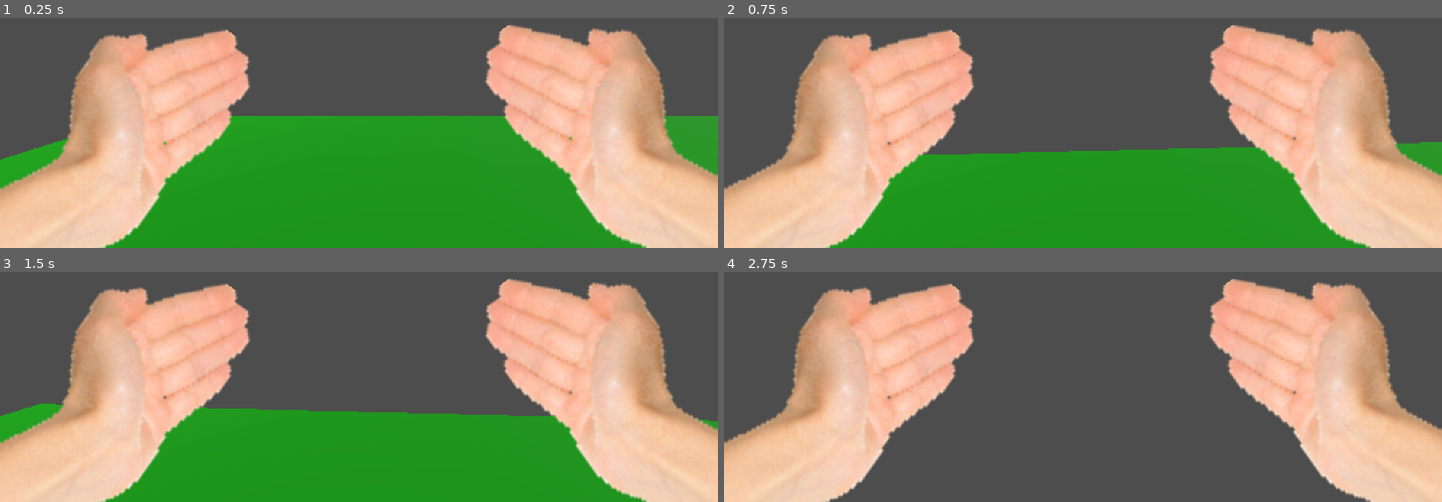
Above: before the commit, frames 1-4 (two rows, left to right).
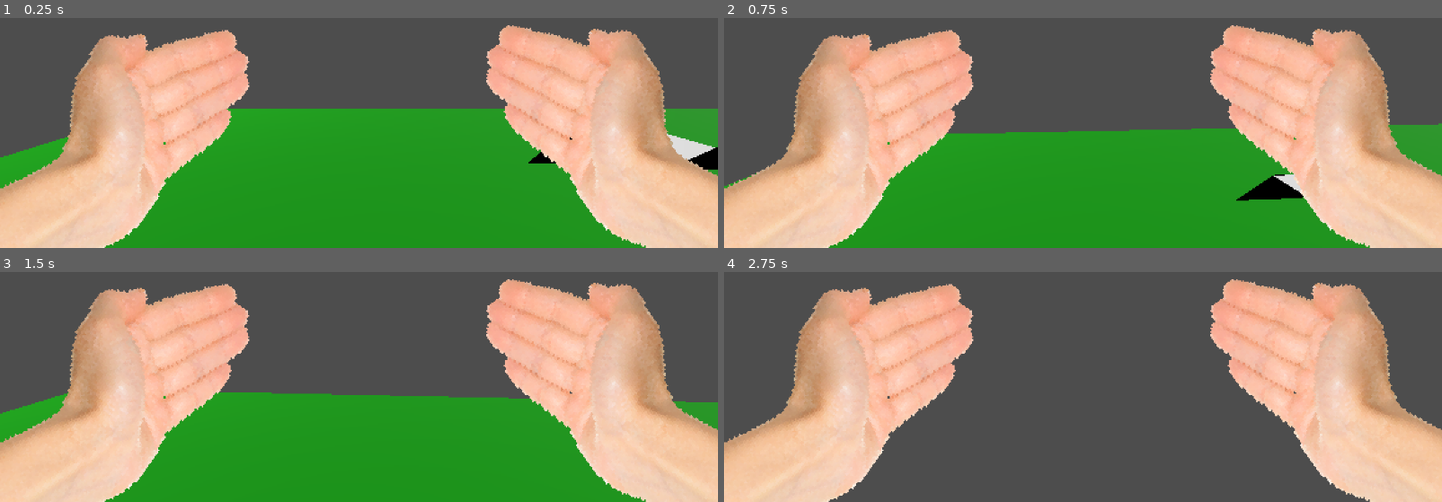
Above: after the commit, the same moments.

Repository: ImFULLof/glass-of-god
Game: Godot game, scene res://world.tscn
Same seed, same stepped clock (60 frames per second), same inputs: the game is played once before the commit and once after it.
Inputs (mouse positions are in pixels of both pictures, inside the frame that each line leads up to):
- Up to frame 1 (0.25 s): no input
- Up to frame 2 (0.75 s): tap Enter (ui_accept) at 0.5 s; move the mouse to (1118, 45) at 0.52 s; hold Up (ui_up) from 0.53 s (still down)
- Up to frame 3 (1.5 s): keep holding Up (ui_up); tap Enter (ui_accept) at 0.77 s; move the mouse to (323, 301) at 1.27 s
- Up to frame 4 (2.75 s): keep holding Up (ui_up); tap Enter (ui_accept) at 1.52 s; move the mouse to (1097, 292) at 2.02 s

The runs differ from the first frame. In frame 1, 3.4% of the frame differs, in the area x 0-100%, y 3-100%; in frame 2, 6.2%; in frame 3, 5.2%; in frame 4, 1.1%.

Commit message:
Updated Movement, and positioning of player elements

Diff:
--- a/player.gd
+++ b/player.gd
@@ -1,10 +1,10 @@
 extends CharacterBody3D
 
 @export var mouse_sensitivity: float = 0.002
-@export var ACCELERATION: float = 0.125
-@export var DECELEATION: float = 0.35
+@export var ACCELERATION: float = 0.1
+@export var DECELEATION: float = 0.4
 @export var AIR_ACCELERATION: float = 0.05
-@export var AIR_CONTROL_MULTIPLIER: float = 0.6
+@export var AIR_CONTROL_MULTIPLIER: float = 0.5
 @export var gravity: float = 9.8
 @export var fall_multiplier: float = 2.0
 
@@ -12,7 +12,7 @@
 @onready var eye_camera: Camera3D = $Head/EyeCamera
 
 const SPEED = 5.0
-const BASE_JUMP_VELOCITY = 4.5
+const BASE_JUMP_VELOCITY = 3.5
 
 var fall_time: float = 0.0
 
--- a/world.tscn
+++ b/world.tscn
@@ -8,10 +8,11 @@
 [ext_resource type="Texture2D" uid="uid://d2ifqwilccffx" path="res://righthand.png" id="5_gbfbk"]
 [ext_resource type="PackedScene" uid="uid://xyqldmou434d" path="res://im-the-same-height.gltf" id="6_dwbse"]
 [ext_resource type="PackedScene" uid="uid://dwa7u4bejflmh" path="res://playersteve.gltf" id="8_gbfbk"]
+[ext_resource type="PackedScene" uid="uid://c7uej3kiljxwf" path="res://full-cube.gltf" id="8_wse8f"]
+[ext_resource type="PackedScene" uid="uid://bfftwxu01sbb0" path="res://jumpable-cupe.gltf" id="10_ic0uy"]
+[ext_resource type="PackedScene" uid="uid://b2o4vgyfojyi8" path="res://ramp.gltf" id="11_ic0uy"]
 
-[sub_resource type="CapsuleShape3D" id="CapsuleShape3D_tlwt5"]
-radius = 0.442681
-height = 1.9815
+[sub_resource type="CapsuleShape3D" id="CapsuleShape3D_ic0uy"]
 
 [sub_resource type="StandardMaterial3D" id="StandardMaterial3D_f3sb7"]
 albedo_color = Color(0.0392157, 0.666667, 0, 0)
@@ -40,26 +41,26 @@
 script = ExtResource("1_f3sb7")
 
 [node name="MeshInstance3D" type="MeshInstance3D" parent="SubViewportContainer/SubViewport/player"]
-transform = Transform3D(1, 0, 0, 0, 1, 0, 0, 0, 1, -0.0649703, 0.848811, -0.0517011)
+transform = Transform3D(1, 0, 0, 0, 1, 0, 0, 0, 1, 0, -0.169823, 0)
 
 [node name="CollisionShape3D" type="CollisionShape3D" parent="SubViewportContainer/SubViewport/player"]
-transform = Transform3D(1, 0, 0, 0, 1, 0, 0, 0, 1, -0.0603358, 0.839446, -0.0578369)
-shape = SubResource("CapsuleShape3D_tlwt5")
+transform = Transform3D(1, 0, 0, 0, 1, 0, 0, 0, 1, 0, 0.830177, 0)
+shape = SubResource("CapsuleShape3D_ic0uy")
 
 [node name="Head" type="Node3D" parent="SubViewportContainer/SubViewport/player"]
-transform = Transform3D(1, 0, 0, 0, 1, 0, 0, 0, 1, 0, 0.337304, -0.368901)
 
 [node name="EyeCamera" type="Camera3D" parent="SubViewportContainer/SubViewport/player/Head"]
-transform = Transform3D(1, 0, 0, 0, 1, 0, 0, 0, 1, 0.0169997, 1.21729, -0.235176)
+transform = Transform3D(1, 0, 0, 0, 1, 0, 0, 0, 1, 0, 1.5, 0)
 current = true
 
 [node name="player" parent="SubViewportContainer/SubViewport/player" instance=ExtResource("3_aqk2v")]
-transform = Transform3D(1.00941, 0, 0, 0, 1.00941, 0, 0, 0, 1.00941, 0, -0.169823, -0.368901)
+transform = Transform3D(1.00941, 0, 0, 0, 1.00941, 0, 0, 0, 1.00941, 0, -0.169823, 0)
 visible = false
 
 [node name="UI_PlayerArm" type="CanvasLayer" parent="SubViewportContainer/SubViewport/player"]
 
 [node name="lefthand" type="TextureRect" parent="SubViewportContainer/SubViewport/player/UI_PlayerArm"]
+texture_filter = 1
 anchors_preset = 2
 anchor_top = 1.0
 anchor_bottom = 1.0
@@ -72,6 +73,7 @@
 texture = ExtResource("4_pkg7o")
 
 [node name="RightHand" type="TextureRect" parent="SubViewportContainer/SubViewport/player/UI_PlayerArm"]
+texture_filter = 1
 anchors_preset = 3
 anchor_left = 1.0
 anchor_top = 1.0
@@ -95,16 +97,23 @@
 size = Vector3(3.98157, 0.1, 3.68689)
 material = SubResource("StandardMaterial3D_f3sb7")
 
-[node name="CSGPolygon3D" type="CSGPolygon3D" parent="SubViewportContainer/SubViewport"]
-transform = Transform3D(1, 0, 0, 0, 1, 0, 0, 0, 1, 5.5922, 0, -2.84911)
-use_collision = true
-polygon = PackedVector2Array(0, 0, 0, 1, 0.868455, 0.298292, 3.1124, 0.00796926)
-
 [node name="blockbench_export3" parent="SubViewportContainer/SubViewport" instance=ExtResource("6_dwbse")]
 transform = Transform3D(1, 0, 0, 0, 1, 0, 0, 0, 1, -1.75314, 0.00139309, 0.0674187)
 
 [node name="blockbench_export" parent="SubViewportContainer/SubViewport" instance=ExtResource("5_036b0")]
 transform = Transform3D(1, 0, 0, 0, 1, 0, 0, 0, 1, 2.93955, -0.168064, 0)
 
-[node name="blockbench_export2" parent="." instance=ExtResource("8_gbfbk")]
-transform = Transform3D(1, 0, 0, 0, 1, 0, 0, 0, 1, 4.8399e-05, 0.00624061, 4.78022)
+[node name="blockbench_export2" parent="SubViewportContainer/SubViewport" instance=ExtResource("8_wse8f")]
+transform = Transform3D(1, 0, 0, 0, 1, 0, 0, 0, 1, 3.51349, 0.0013932, 1.7362)
+
+[node name="blockbench_export4" parent="SubViewportContainer/SubViewport" instance=ExtResource("8_gbfbk")]
+transform = Transform3D(0.0672491, 0, -0.997736, 0, 1, 0, 0.997736, 0, 0.0672491, 4.8399e-05, 0.0013931, 4.78022)
+
+[node name="blockbench_export5" parent="SubViewportContainer/SubViewport" instance=ExtResource("10_ic0uy")]
+transform = Transform3D(1, 0, 0, 0, 1, 0, 0, 0, 1, 4.91405, 0.0013932, 1.68188)
+
+[node name="blockbench_export6" parent="SubViewportContainer/SubViewport" instance=ExtResource("11_ic0uy")]
+transform = Transform3D(1, 0, 0, 0, 1, 0, 0, 0, 1, 2.50423, 0, -4.2483)
+
+[node name="blockbench_export7" parent="SubViewportContainer/SubViewport" instance=ExtResource("11_ic0uy")]
+transform = Transform3D(1, 0, 0, 0, 1, 0, 0, 0, 1, 2.5, 0.7, -2.54775)
Not shown, added: full-cube.gltf
Not shown, added: full-cube.gltf.import
Not shown, added: jumpable-cupe.gltf
Not shown, added: jumpable-cupe.gltf.import
Not shown, added: ramp.gltf
Not shown, added: ramp.gltf.import
Not shown: 1 places in world.tscn that only renumber resources
